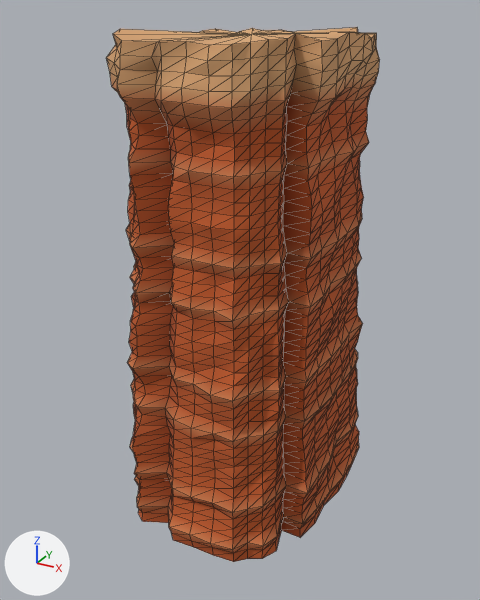
One commit to the glTF model public/desert-canyon/vista/terrain-082.glb: the scene before it, then after it.
Rendered twice from a camera (50 mm lens) standing at (30.9, -58.5, 51.5) and looking at (-0.6, -1.3, 22.9). Arrows for +X, +Y and +Z are at lower left; the lights stay in place. The first picture is the older version. Mesh edges are drawn as thin lines. Vertices at exactly the same position are counted once.

In view in the first picture: 'terrain-082'.
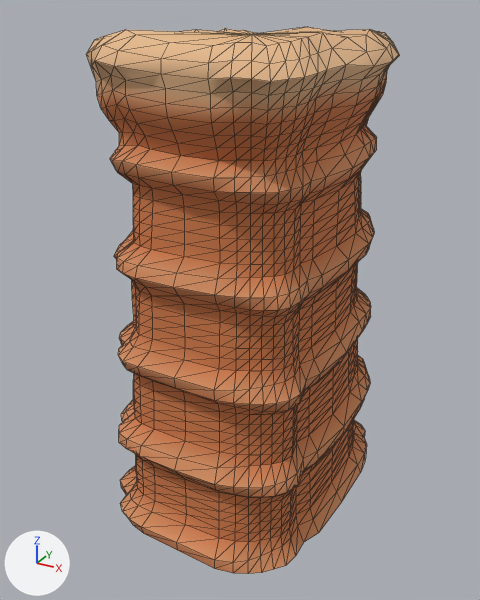
What differs and where, as boxes (x1, y1, x2, y2) in the pictures (480 x 600 px; the box of a moved part takes in the faces that stretch with it):
'terrain-082', reshaped, recoloured (15% wider): before (107, 27, 380, 562); after (86, 27, 400, 574)
part 1 of me_mesh_0, moved or reshaped: before (107, 27, 380, 562); after (86, 27, 400, 574)
part 2 of me_mesh_0, recoloured: before (107, 27, 380, 562); after (86, 27, 400, 574)
part 3 of me_mesh_0, recoloured: before (129, 97, 360, 550); after (119, 98, 363, 568)

What the commit changed:
me_mesh_0 is used by ob_terrain_082; location (0.0, 0.0, 0.0).
me_mesh_0 had 1801 vertices, 3560 faces and spanned x -11.5..11.5, y -14.9..14.9, z 0.0..49.9.
me_mesh_0 now has 1801 vertices, 3560 faces and spans x -12.1..12.1, y -15.5..15.5, z 0.0..49.9.
me_mesh_0 part 1: 1801 of 1801 vertices moved; they spanned x -11.5..11.5, y -14.9..14.9, z 0.0..49.9 and now span x -12.1..12.1, y -15.5..15.5, z 0.0..49.9; mean shift (0.0, 0.1, 0.0).
me_mesh_0 part 2: 3000 faces centred in x -11.0..11.3, y -14.7..14.5, z 0.4..49.6 are repainted in the vertex colours; the middle colour goes from orange #c15b29 to orange #cc7948.
me_mesh_0 part 3: 560 faces centred in x -10.2..10.1, y -13.5..13.4, z 0.4..44.5 are repainted in the vertex colours; the middle colour goes from brown #ab5426 to orange #cb7848.
